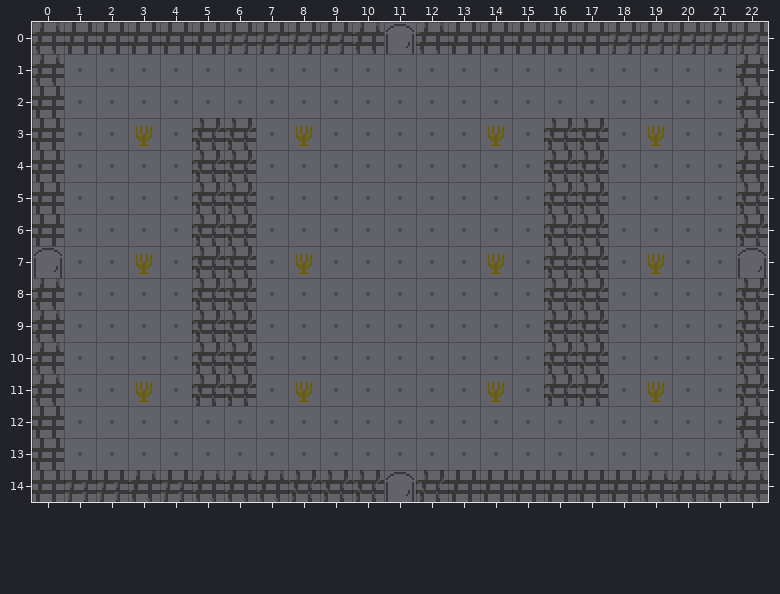
Level history. Tiled map: assets/rooms/hab2.tmx. The picture above was drawn from the file before the commit.
Cells are 16x16 px. Shown: x 0..22, y 0..14.
New version:
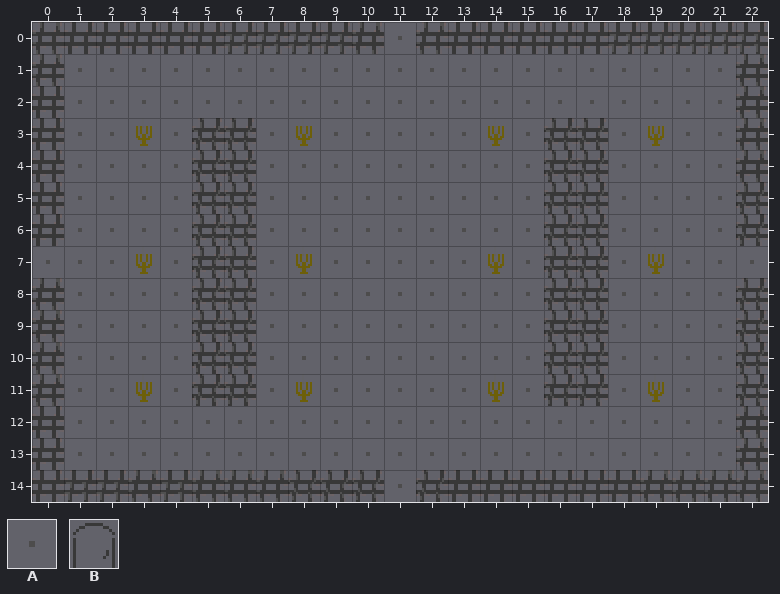
Key: from "tileset": A 1, B 17.
_ is an empty cell.
The exact change:
Layer "Capa de patrones 1":
y 0: x 11 B -> A
y 7: x 0 B -> A; x 22 B -> A
y 14: x 11 B -> A
